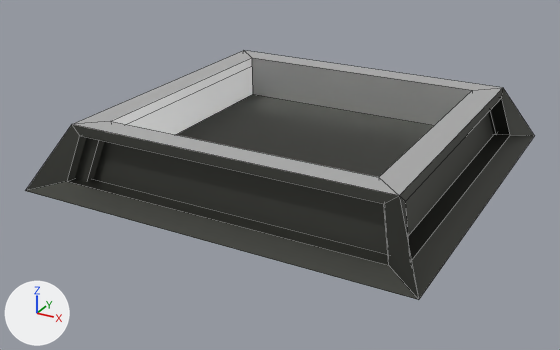
A saved change to the FBX model CrazyBots/Assets/Resources/Meshes/Container1.fbx.
One viewpoint serves both versions: a 50 mm lens placed at (0.553, -5.614, 0.459), pointed at (0.062, -4.723, 0.013). Every picture has the same lights, and +X, +Y and +Z are marked at lower left. Mesh edges are drawn as thin lines. Where no turn or scale is listed for an object, it has been applied to the vertices.

The first picture shows 'Container1'.
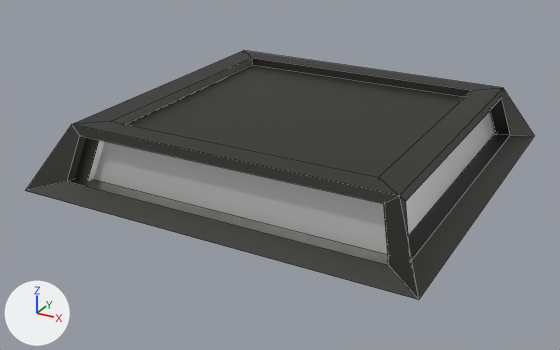
Boxes [x1, y1, x2, y2] around the edits, measured in the pictures (560 x 350 px; the box of a moved part takes in the faces that stretch with it):
'Container1', reshaped, recoloured
    both: [26, 51, 534, 300]
part 1 of me_cube_009, moved or reshaped
    both: [112, 58, 472, 177]
part 2 of me_cube_009, recoloured (black to grey)
    both: [87, 111, 496, 254]
part 3 of me_cube_009, recoloured
    both: [72, 51, 502, 195]

What changed in the scene script:
```text
Change me_cube_009:
    where me_cube_009.from_pydata(...)  # 48 vertices, 46 faces; spans x -0.274..0.274, y -0.268..0.268, z 0.0..0.086
    used by ob_container1; location = (0.0781, -4.6869, 0.0248)
    before: 44 (-0.191, -0.183, 0.021), 45 (-0.191, 0.183, 0.021) at pixel (252, 94), 46 (0.19, 0.183, 0.021), 47 (0.19, -0.183, 0.021)
    me_cube_009 part 1
    add for i in [*range(44, 48)]: me_cube_009.vertices[i].co += Vector((0.0, 0.0, 0.053))
    me_cube_009 part 2: all 4 faces centred in x -0.199..0.214, y -0.201..0.208, z 0.039..0.04 switch from mat_unitframematerial (picture img_paletteunits_png) to mat_playercolor (white #e7e7e7)
    me_cube_009 part 3: all 8 faces that had it switch from mat_playercolor (white #e7e7e7) to mat_unitframematerial (picture img_paletteunits_png)
```
